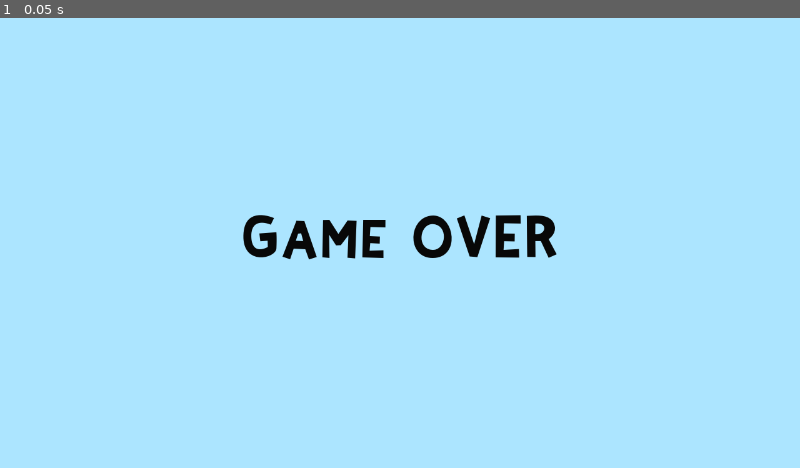
Above: before the commit, frame 1.
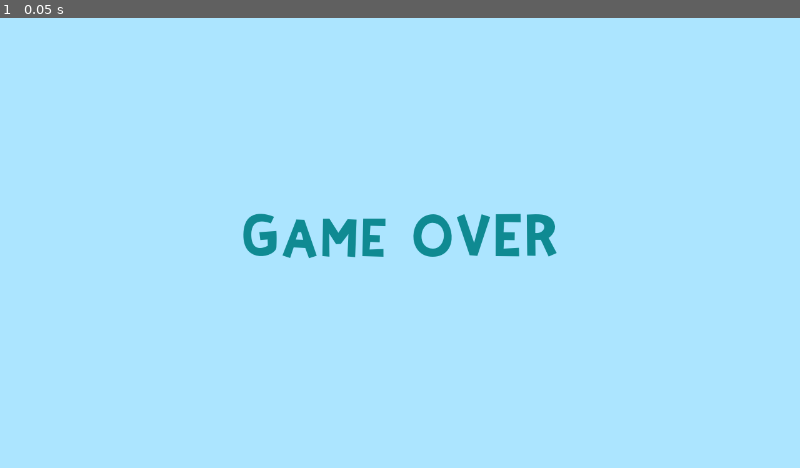
Above: after the commit, the same moment.

Repository: Szczocik/Pong
Game: Godot game, scene res://Level/GameWin.tscn
Same seed, same stepped clock (60 frames per second), same inputs: the game is played once before the commit and once after it. This scene is started directly instead of the project's main scene.
Inputs:
- Up to frame 1 (0.05 s): no input

The runs differ from the first frame. In frame 1, 1.9% of the frame differs, in the area x 30-70%, y 43-54%.

Commit message:
game_over

Diff:
--- /dev/null
+++ b/Level/GameWin.gd
@@ -0,0 +1 @@
+extends Control
--- a/Level/GameWin.tscn
+++ b/Level/GameWin.tscn
@@ -1,7 +1,8 @@
-[gd_scene load_steps=4 format=2]
+[gd_scene load_steps=5 format=2]
 
 [ext_resource path="res://kirifont/KiriFont.otf" type="DynamicFontData" id=1]
 [ext_resource path="res://bg_layer1.png" type="Texture" id=2]
+[ext_resource path="res://Level/GameWin.gd" type="Script" id=4]
 
 [sub_resource type="DynamicFont" id=1]
 size = 70
@@ -10,6 +11,7 @@
 [node name="GameWin" type="Control"]
 anchor_right = 1.0
 anchor_bottom = 1.0
+script = ExtResource( 4 )
 __meta__ = {
 "_edit_use_anchors_": false
 }
@@ -32,13 +34,20 @@
 
 [node name="VBoxContainer" type="VBoxContainer" parent="CenterContainer"]
 margin_left = 385.0
-margin_top = 324.0
+margin_top = 322.0
 margin_right = 895.0
-margin_bottom = 395.0
+margin_bottom = 397.0
 
 [node name="Label" type="Label" parent="CenterContainer/VBoxContainer"]
-modulate = Color( 0.0352941, 0.0352941, 0.0352941, 1 )
+modulate = Color( 0.0627451, 0.545098, 0.576471, 1 )
 margin_right = 510.0
 margin_bottom = 71.0
 custom_fonts/font = SubResource( 1 )
 text = "Game OVER"
+align = 1
+
+[node name="HBoxContainer" type="HBoxContainer" parent="CenterContainer/VBoxContainer"]
+margin_top = 75.0
+margin_right = 510.0
+margin_bottom = 75.0
+alignment = 1
--- a/Level/Level.gd
+++ b/Level/Level.gd
@@ -6,20 +6,19 @@
 func _on_Left_body_entered(body):
 	$Ball.position = Vector2(640,360)
 	OpponentScore += 1
-	if OpponentScore == 5:
-		game_over()
+	if OpponentScore == 3:
+		game_win()
 	get_tree().call_group('BallGroup','stop_ball')
 	$CountdownTimer.start()
 	$CountdownLabel.visible = true
 	$ScoreSound.play()
 
 
-
 func _on_Right_body_entered(body):
 	$Ball.position = Vector2(640,360)
 	PlayerScore += 1
-	if PlayerScore == 5:
-		game_over()
+	if PlayerScore == 3:
+		game_win()
 	get_tree().call_group('BallGroup','stop_ball')
 	$CountdownTimer.start()
 	$CountdownLabel.visible = true
@@ -32,11 +31,10 @@
 	$CountdownLabel.text = str(int($CountdownTimer.time_left) + 1)
 
 
-
 func _on_CountdownTimer_timeout():
 	get_tree().call_group('BallGroup','restart_ball')
 	$CountdownLabel.visible = false
 
 
-func game_over():
+func game_win():
 	get_tree().change_scene("res://Level/GameWin.tscn")
